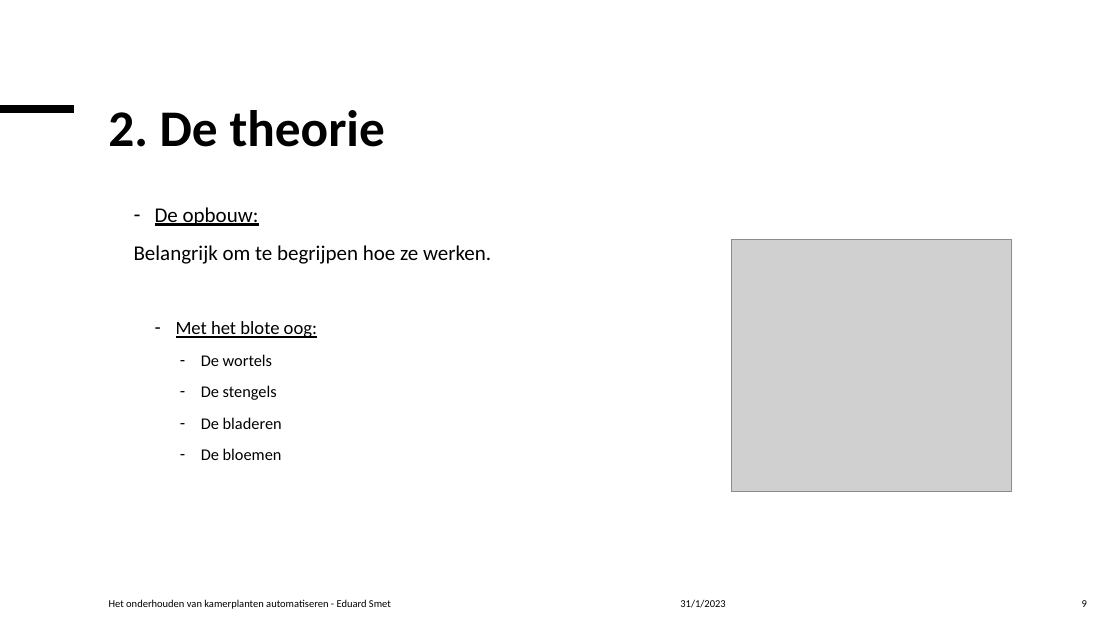
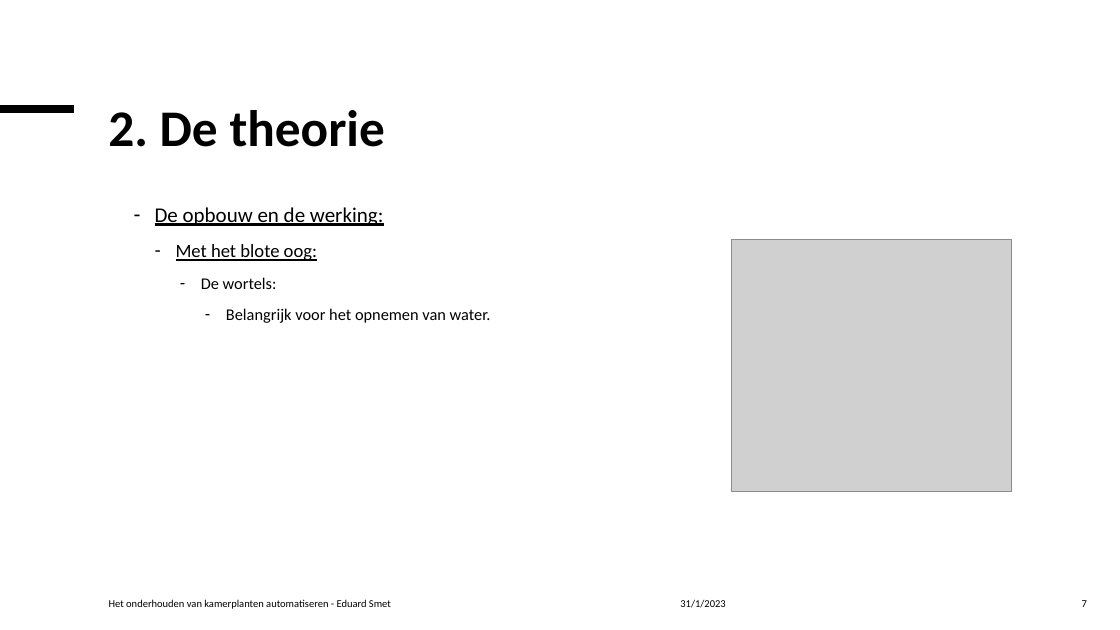
Before and after one commit to Celarye/syfinalproject, a slide deck: slide 7 of FinalProject.pptx (slide 9 before the commit). Drawn at 1120x630 pixels with LibreOffice and Linux fonts; fonts in the diff are those of the drawing; grey boxes stand for pictures. Boxes give left, top, right and bottom in pixels: in the first picture for what was removed or moved away, otherwise in the second. Text is boxed around its words. In the diff, an @@ line names an element or a change of style, - is before the commit and + after.

```diff
--- a/FinalProject.pptx
+++ b/FinalProject.pptx
@@ text at box(155, 207, 383, 226): text changed @@
-  – De opbouw:
-  Belangrijk om te begrijpen hoe ze werken.
+  – De opbouw en de werking:
@@ text at box(201, 277, 491, 323): text changed @@
-      – De wortels
-      – De stengels
-      – De bladeren
-      – De bloemen
+      – De wortels:
+        – Belangrijk voor het opnemen van water.
@@ page number at box(1082, 600, 1087, 607): text changed @@
-9
+7
```
Also in this commit, not shown: 20 other slides changed, 4 slides added.
